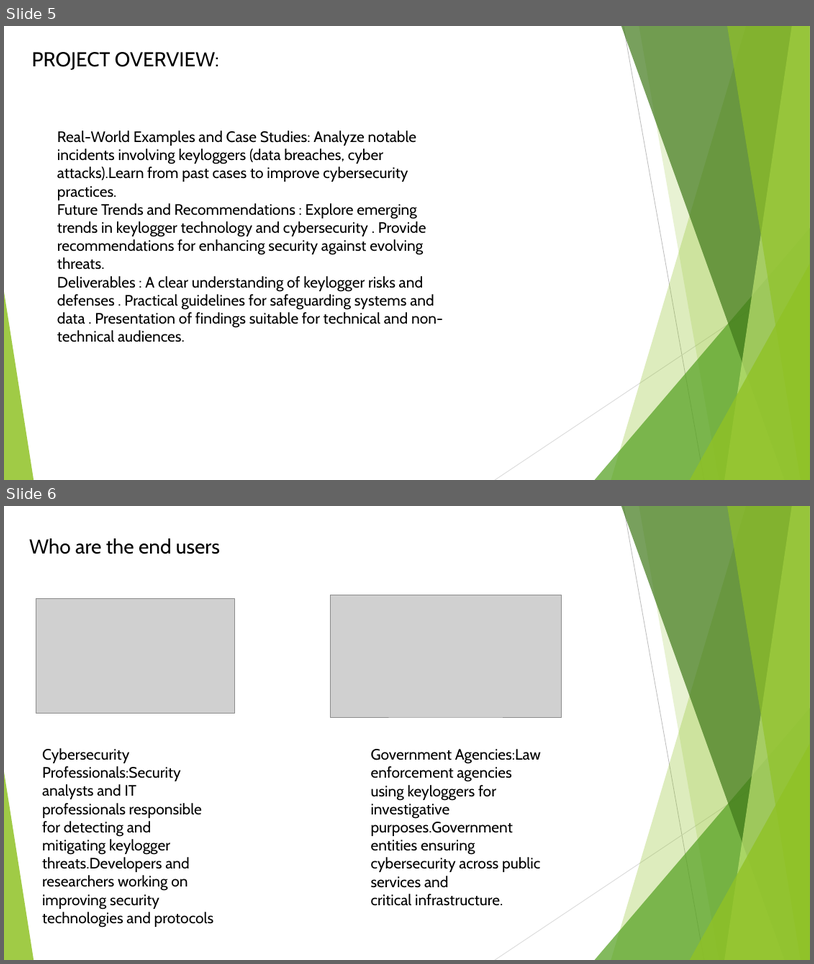
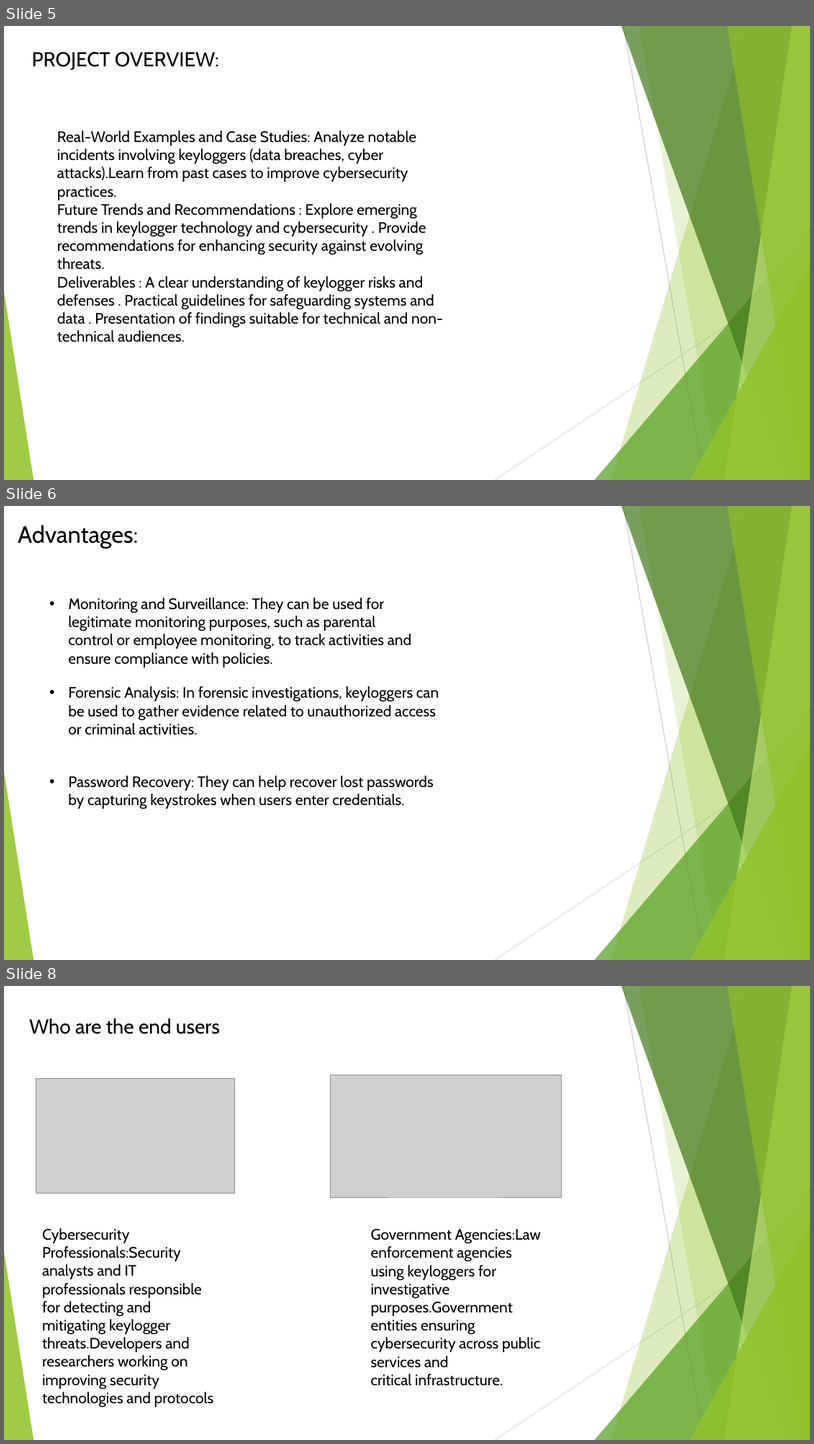
Before and after one commit to Asma-786/asma_project, a slide deck: Asmaproject.ppt.pptx. Shown one above the other, each under a label of ours: slides 5 and 6 before the commit, slides 5, 6 and 8 after it; the slides between them are not shown. The pictures are 814x964 and 814x1444 pixels, drawn with LibreOffice and Linux fonts; fonts in the diff are those of the drawing; grey boxes stand for pictures. Boxes give left, top, right and bottom in pixels: in the first picture for what was removed or moved away, otherwise in the second. Text is boxed around its words. In the diff, an @@ line names an element or a change of style, - is before the commit and + after.

```diff
--- a/Asmaproject.ppt.pptx
+++ b/Asmaproject.ppt.pptx
@@ slide 6 added at bbox=[4, 506, 810, 960], background #FFFFFF; not listed: 10 template elements that a slide beside it also shows @@
@@ text added at bbox=[18, 525, 138, 548], 28 pt, text #000000 @@
+Advantages:
@@ text added at bbox=[68, 597, 412, 667], 18 pt, text #000000 @@
+• Monitoring and Surveillance: They can be used for legitimate monitoring purposes, such as parental control or employee monitoring, to track activities and ensure compliance with policies.
@@ text added at bbox=[68, 686, 439, 735], 18 pt, text #000000 @@
+• Forensic Analysis: In forensic investigations, keyloggers can be used to gather evidence related to unauthorized access or criminal activities.
@@ text added at bbox=[68, 775, 434, 809], 18 pt, text #000000 @@
+• Password Recovery: They can help recover lost passwords by capturing keystrokes when users enter credentials.
@@ what was slide 6 is now slide 8 @@
```
Also in this commit, not shown: 2 other slides added.
